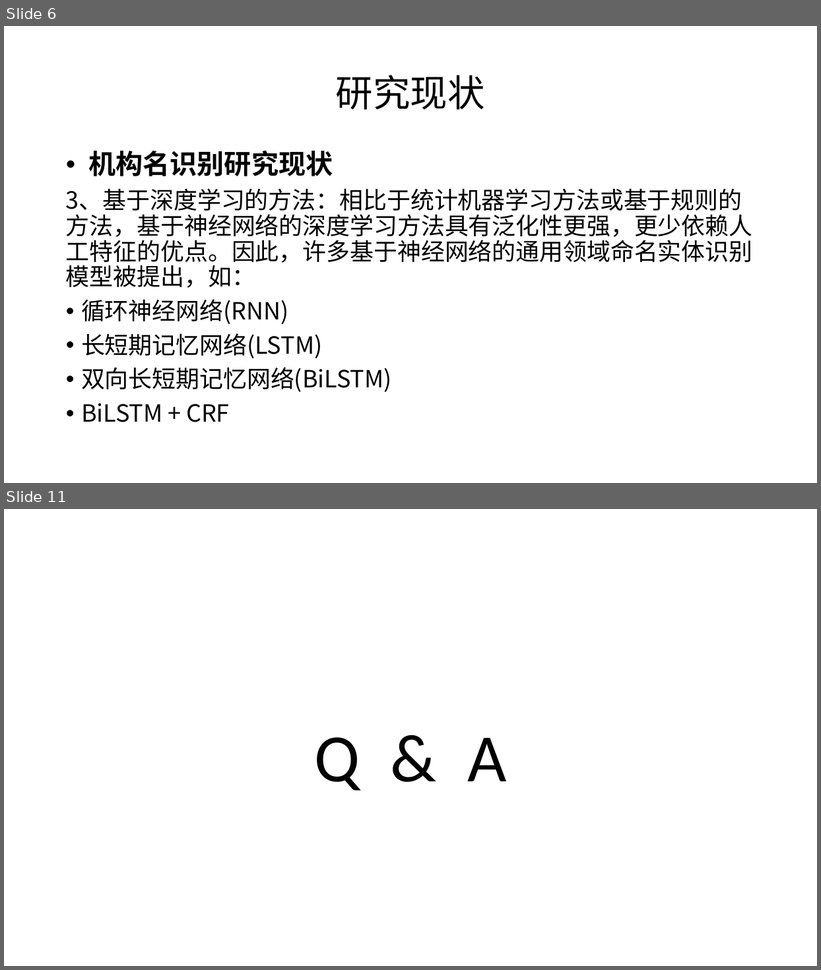
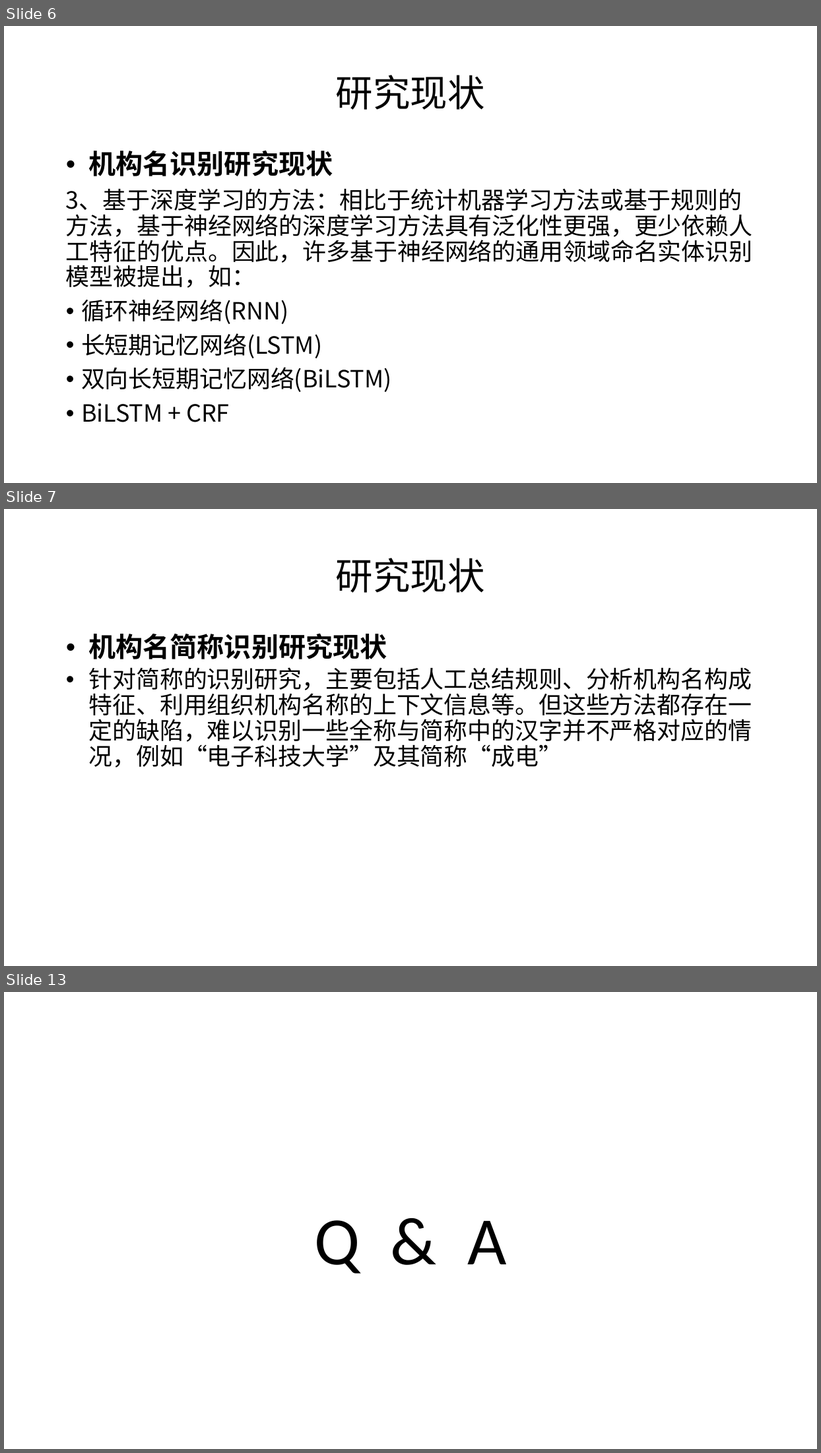
Before and after one commit to SupNewBeen/untitled, a slide deck: 基于语义的模糊同名判定方法.pptx. Shown one above the other, each under a label of ours: slides 6 and 11 before the commit, slides 6, 7 and 13 after it; the slides between them are not shown. The pictures are 821x970 and 821x1453 pixels, drawn with LibreOffice and Linux fonts; fonts in the diff are those of the drawing. Boxes give left, top, right and bottom in pixels: in the first picture for what was removed or moved away, otherwise in the second. Text is boxed around its words. In the diff, an @@ line names an element or a change of style, - is before the commit and + after.

```diff
--- a/基于语义的模糊同名判定方法.pptx
+++ b/基于语义的模糊同名判定方法.pptx
@@ slide 7 added at (4,509,817,966), background #FFFFFF @@
@@ title added at (336,558,485,593), 44 pt, text #000000 @@
+研究现状
@@ text added at (89,633,752,768), 28 pt, text #000000 @@
+• 机构名简称识别研究现状
+• 针对简称的识别研究，主要包括人工总结规则、分析机构名构成特征、利用组织机构名称的上下文信息等。但这些方法都存在一定的缺陷，难以识别一些全称与简称中的汉字并不严格对应的情况，例如“电子科技大学”及其简称“成电”
@@ what was slide 11 is now slide 13 @@
```
Also in this commit, not shown: 3 slides changed, 3 other slides added, 2 slides removed.
